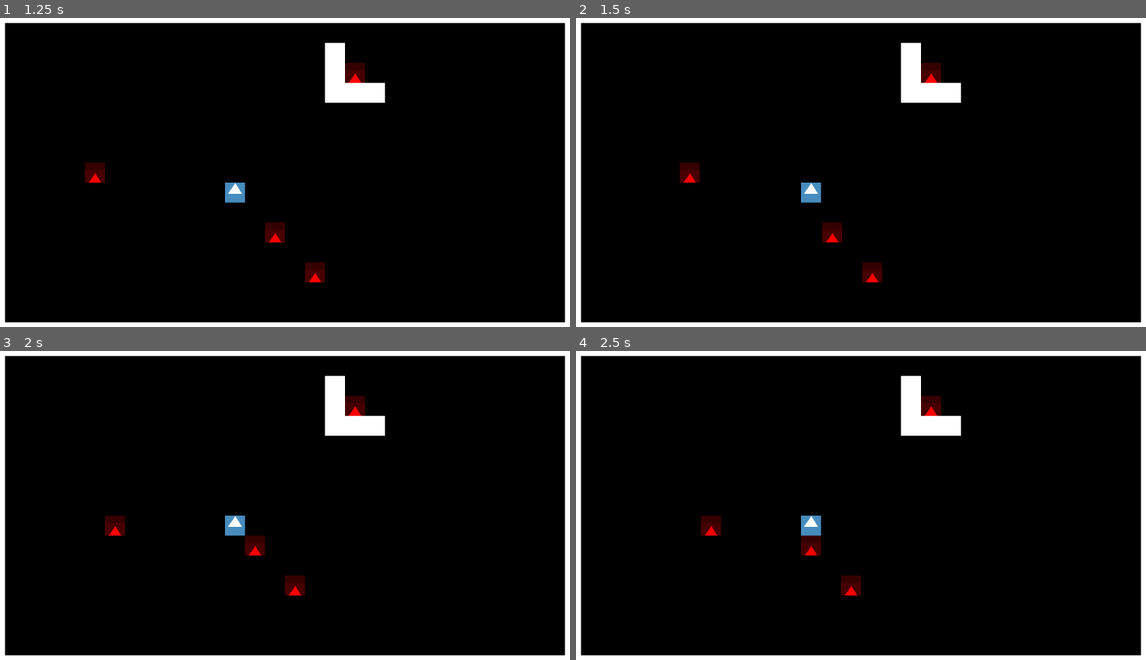
Above: before the commit, frames 1-4 (two rows, left to right).
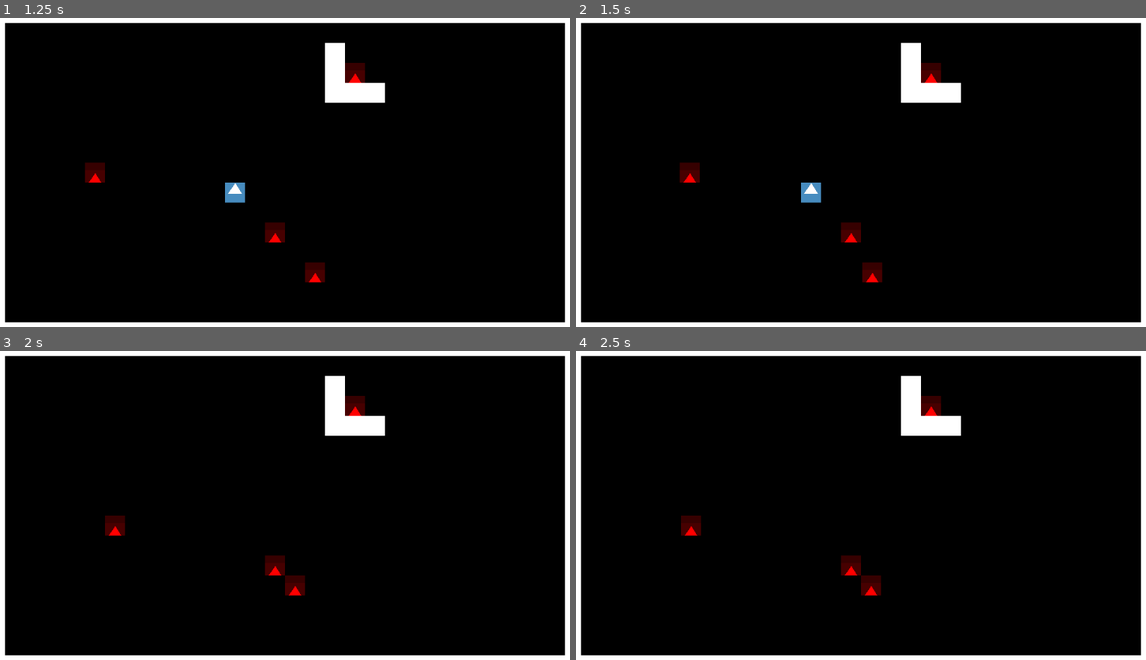
Above: after the commit, the same moments.

Repository: deengames-prototypes/roguelike-base
Game: Godot game, scene res://contexts/core/scenes/CoreGameScene.tscn
The game is run twice, just before and just after one commit, with the same random seed, the same clock (stepped at 60 frames per second) and the same inputs. The engine's default icon, where the game draws it, is replaced by a stand-in: a white triangle on a blue panel in a dark square.
Inputs:
- Up to frame 1 (1.25 s): tap Enter (ui_accept) at 0.5, 0.77 s; tap F (fire_projectile) at 0.6 s
- Up to frame 2 (1.5 s): tap Enter (ui_accept) at 1.25 s; tap F (fire_projectile) at 1.35 s
- Up to frame 3 (2 s): tap Enter (ui_accept) at 1.52 s
- Up to frame 4 (2.5 s): tap Enter (ui_accept) at 2 s; tap F (fire_projectile) at 2.1 s

Frame 1 is identical in both runs. In frame 2, 0.4% of the frame differs, in the area x 43-50%, y 66-73%; in frame 3, 0.7%; in frame 4, 1.6%, in the area x 18-54%, y 53-80%.

Commit message:
Monsters shoot you. It's pretty awesome.
Refactored a lot of player code down into common base class.

Diff:
--- a/source/contexts/core/scenes/entities/Monster.gd
+++ b/source/contexts/core/scenes/entities/Monster.gd
@@ -25,6 +25,15 @@
 		ActionTweener.attack(create_tween(), self, distance_to_player.normalized())
 		return
 
+	if distance_to_player.length() <= firing_range:
+		projectile_shooter.shoot(player, "monster")
+		projectile_shooter.hit.connect(func(hit_who):
+			# May have hit someone between us and the player. Lol.
+			if not hit_who is TileMap:
+				hit_who.hurt()
+		)
+		return
+
 	# Nah, he's not melee-able. Move. According to our strategy.
 	var possible_moves = movement_strategy.get_moves()
 	possible_moves.shuffle()
--- /dev/null
+++ b/source/contexts/core/scenes/entities/MonsterProjectile.tscn
@@ -0,0 +1,20 @@
+[gd_scene load_steps=3 format=3 uid="uid://btbhk6jwh1iup"]
+
+[ext_resource type="Texture2D" uid="uid://bmm16sxc4md27" path="res://icon.png" id="1_o1lvc"]
+
+[sub_resource type="CircleShape2D" id="CircleShape2D_4hxaa"]
+radius = 8.0
+
+[node name="Projectile" type="Area2D"]
+texture_filter = 1
+collision_layer = 0
+collision_mask = 5
+
+[node name="Sprite2D" type="Sprite2D" parent="."]
+self_modulate = Color(0.52, 0.266673, 0.1092, 1)
+texture = ExtResource("1_o1lvc")
+region_enabled = true
+region_rect = Rect2(15, 26, 12, 12)
+
+[node name="CollisionShape2D" type="CollisionShape2D" parent="."]
+shape = SubResource("CircleShape2D_4hxaa")
--- a/source/contexts/core/scenes/entities/Player.gd
+++ b/source/contexts/core/scenes/entities/Player.gd
@@ -16,14 +16,9 @@
 var moving_to_tile:Vector2i
 
 var is_aiming:bool = false
-var projectile_shooter = ProjectileShooter.new()
-
-# TODO: GOES INTO DATA
-var health_left:int = 4
-var firing_range:int = 5 # 0 to disable
 
 func _ready():
-	add_child(projectile_shooter)
+	super._ready()
 
 func _unhandled_key_input(event:InputEvent) -> void:
 	if is_moving or is_aiming:
@@ -82,7 +77,7 @@
 	var target = await aimer.picked_target
 
 	get_parent().remove_child(aimer)
-	projectile_shooter.shoot(target)
+	projectile_shooter.shoot(target, "player")
 	projectile_shooter.hit.connect(func(hit_who):
 		if not hit_who is TileMap:
 			hit_who.hurt()
--- a/source/contexts/core/scripts/BaseEntity.gd
+++ b/source/contexts/core/scripts/BaseEntity.gd
@@ -5,11 +5,19 @@
 
 var is_moving:bool = false
 var ray:RayCast2D
+var projectile_shooter = ProjectileShooter.new()
+
+# TODO: GOES INTO DATA
+var health_left:int = 4
+var firing_range:int = 5 # 0 to disable
 
 static var moving_next_turn:Array2D = Array2D.new(1000, 1000)
 
 func _ready():
 	ray = %RayCast2D
+	add_child(projectile_shooter)
+
+	self.firing_range = 3
 
 func can_move(direction:Vector2) -> bool:
 	ray.target_position = direction.normalized() * TILE_SIZE
--- a/source/contexts/core/scripts/ProjectileShooter.gd
+++ b/source/contexts/core/scripts/ProjectileShooter.gd
@@ -8,13 +8,15 @@
 const VELOCITY = 400
 
 const PROJECTILES = {
-	"player": preload("res://contexts/core/scenes/entities/Projectile.tscn")
+	# They differ in size, but most importantly, in collision layers.
+	"player": preload("res://contexts/core/scenes/entities/PlayerProjectile.tscn"),
+	"monster": preload("res://contexts/core/scenes/entities/MonsterProjectile.tscn")
 }
 
 var projectile:Node2D
 
-func shoot(target) -> void:
-	projectile = PROJECTILES["player"].instantiate()
+func shoot(target, projectile_type) -> void:
+	projectile = PROJECTILES[projectile_type].instantiate()
 	projectile.area_entered.connect(func(x): on_hit(x))
 	projectile.body_entered.connect(func(x): on_hit_wall(x))
 	get_parent().add_child(projectile)
Not shown: 2 places in source/contexts/core/scenes/entities/PlayerProjectile.tscn that only renumber resources
